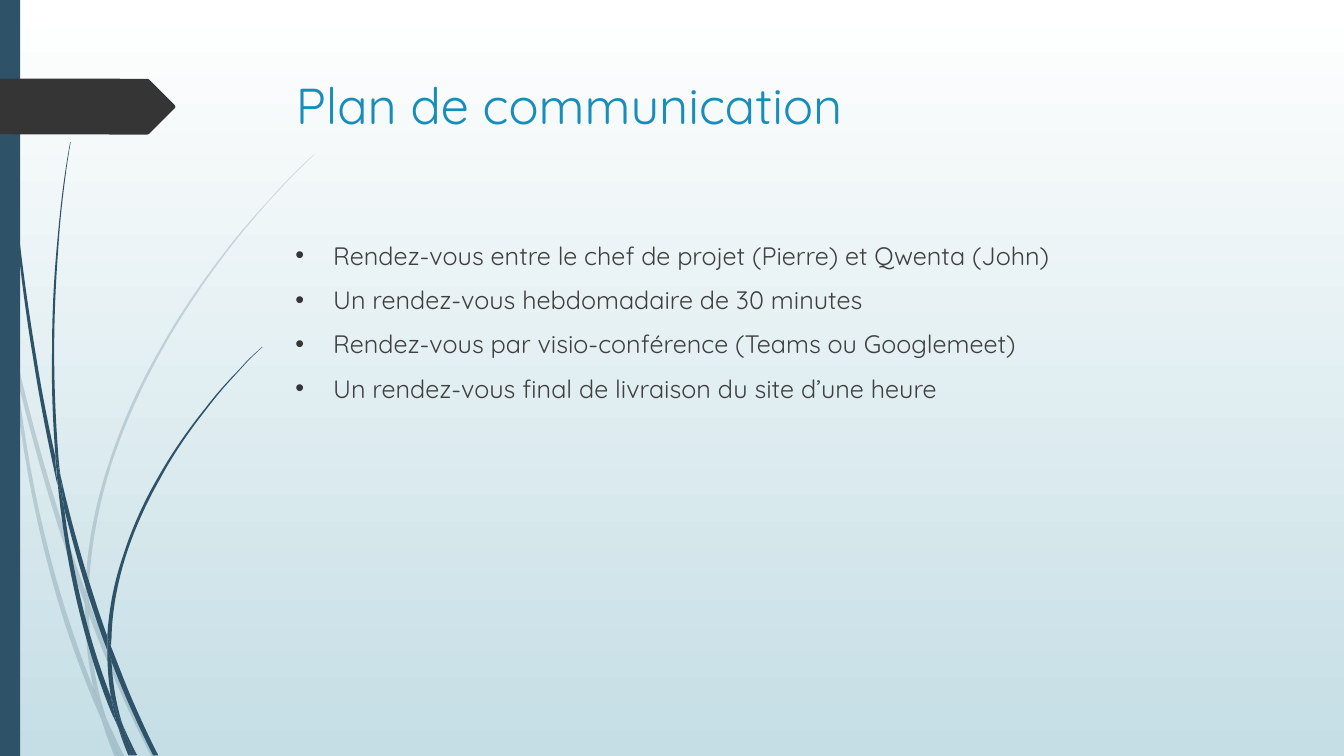
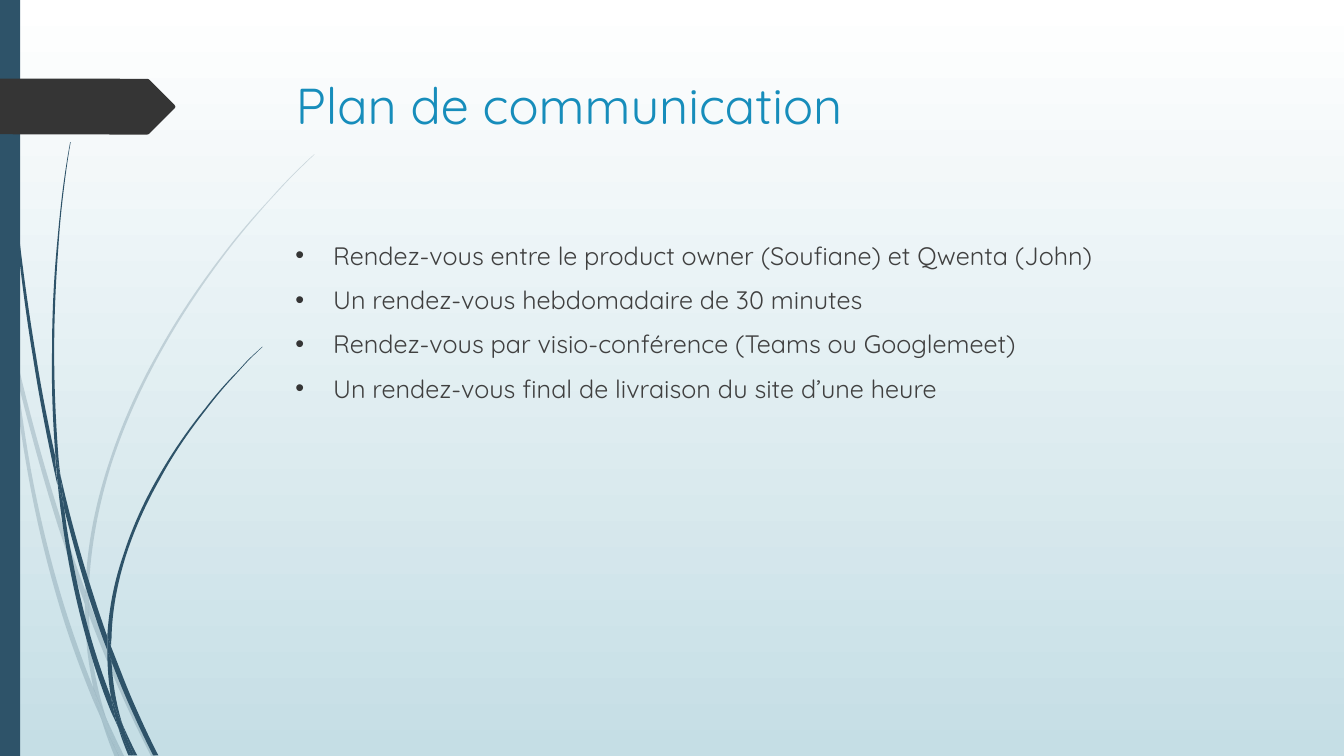
Before and after one commit to Oleome/projet_4, a slide deck: slide 7 of soutenance/Pillot_Pierre_4_solution_technique_082023.ppt. Drawn at 1344x756 pixels with LibreOffice and Linux fonts; fonts in the diff are those of the drawing. Boxes give left, top, right and bottom in pixels: in the first picture for what was removed or moved away, otherwise in the second. Text is boxed around its words. In the diff, an @@ line names an element or a change of style, - is before the commit and + after.

```diff
--- a/soutenance/Pillot_Pierre_4_solution_technique_082023.ppt
+++ b/soutenance/Pillot_Pierre_4_solution_technique_082023.ppt
@@ text at [333, 246, 1092, 270]: text changed @@
-• Rendez-vous entre le chef de projet (Pierre) et Qwenta (John)
+• Rendez-vous entre le product owner (Soufiane) et Qwenta (John)
```
Also in this commit, not shown: 4 other files.
